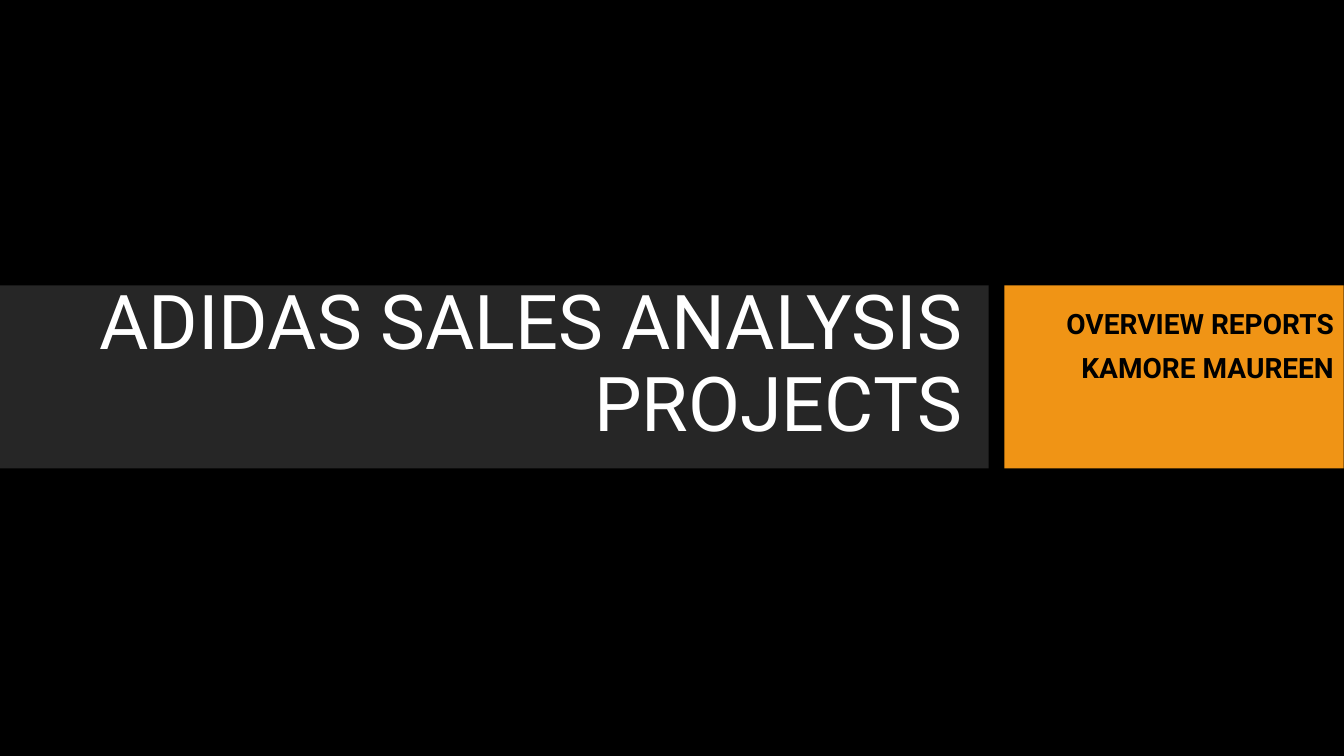
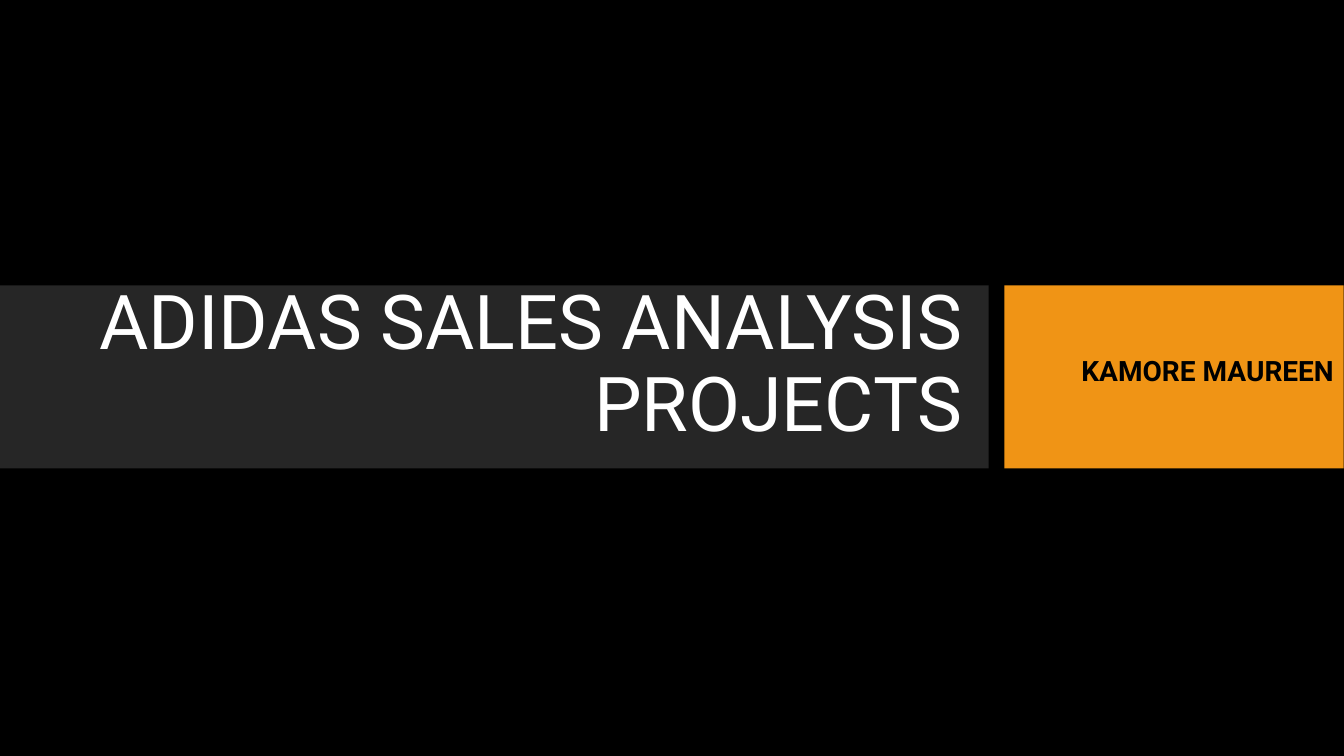
Before and after one commit to MaureenKamore/Adidas-Sales-Analysis, a slide deck: slide 1 of ADIDAS SALES ANALYSIS PROJECTS.pptx. Drawn at 1344x756 pixels with LibreOffice and Linux fonts; fonts in the diff are those of the drawing; background and template pictures are left out. Boxes give left, top, right and bottom in pixels: in the first picture for what was removed or moved away, otherwise in the second. Text is boxed around its words. In the diff, an @@ line names an element or a change of style, - is before the commit and + after.

```diff
--- a/ADIDAS SALES ANALYSIS PROJECTS.pptx
+++ b/ADIDAS SALES ANALYSIS PROJECTS.pptx
@@ subtitle at box(1066, 313, 1334, 335): paragraph removed @@
-OVERVIEW REPORTS
```
Also in this commit, not shown: 5 other slides changed, 3 slides added, 4 slides removed.
